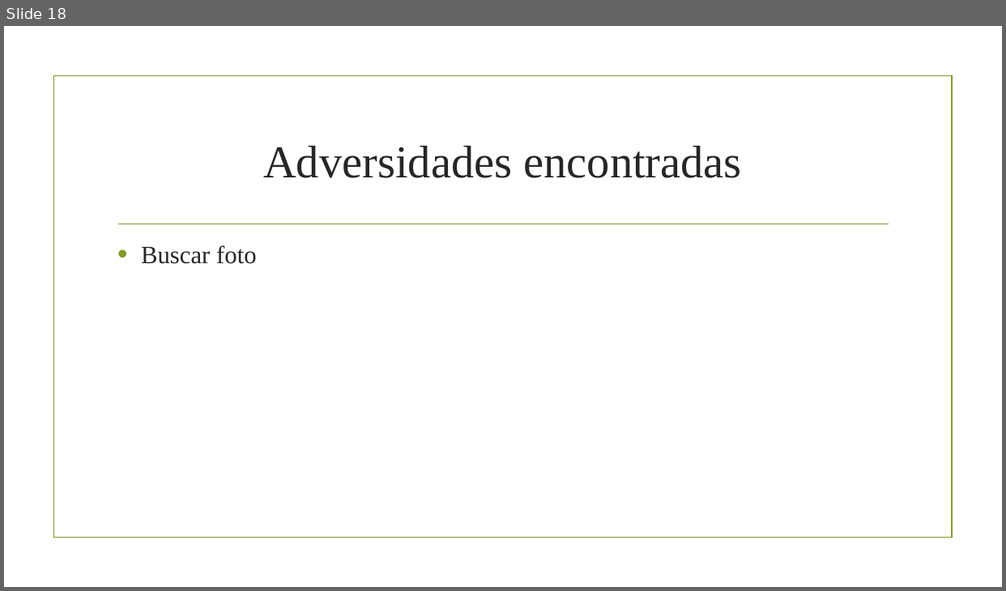
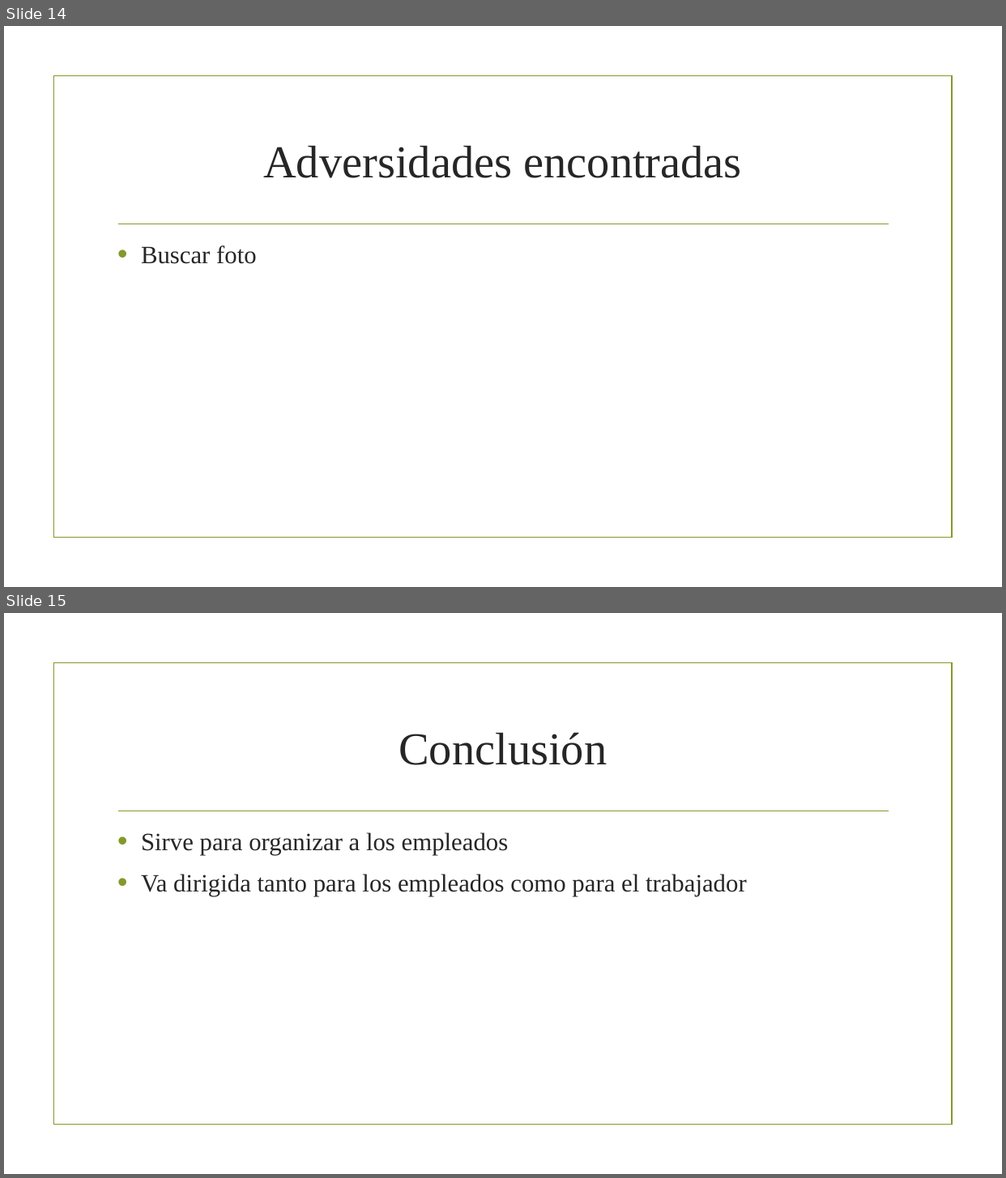
Before and after one commit to HectorSanchezLuque/PIdam2122verde, a slide deck: worktab.pptx. Shown one above the other, each under a label of ours: slide 18 before the commit, slides 14 and 15 after it. The pictures are 1006x591 and 1006x1178 pixels, drawn with LibreOffice and Linux fonts; fonts in the diff are those of the drawing; background and template pictures are left out. Boxes give left, top, right and bottom in pixels: in the first picture for what was removed or moved away, otherwise in the second. Text is boxed around its words. In the diff, an @@ line names an element or a change of style, - is before the commit and + after.

```diff
--- a/worktab.pptx
+++ b/worktab.pptx
@@ slide 15 added at <box>4,613,1002,1174</box>, background picture (left out); not listed: 2 template elements that a slide beside it also shows @@
@@ title added at <box>398,732,607,765</box>, 44 pt, text #262626 @@
+Conclusión
@@ text added at <box>141,833,747,897</box>, 24 pt, text #262626 @@
+• Sirve para organizar a los empleados
+• Va dirigida tanto para los empleados como para el trabajador
@@ what was slide 18 is now slide 14 @@
```
Also in this commit, not shown: 6 slides changed, 5 other slides added, 12 slides removed.
